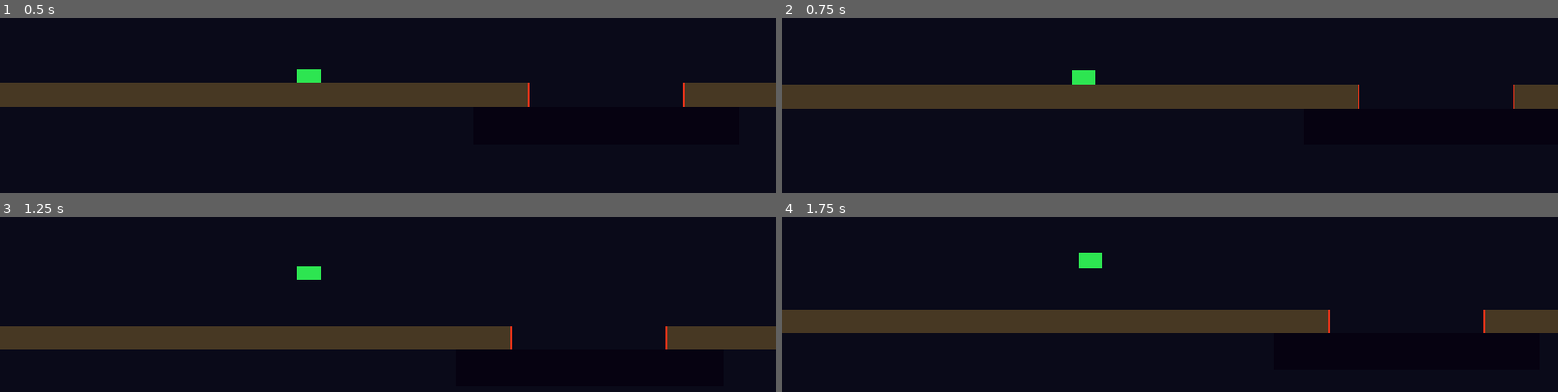
Above: before the commit, frames 1-4 (two rows, left to right).
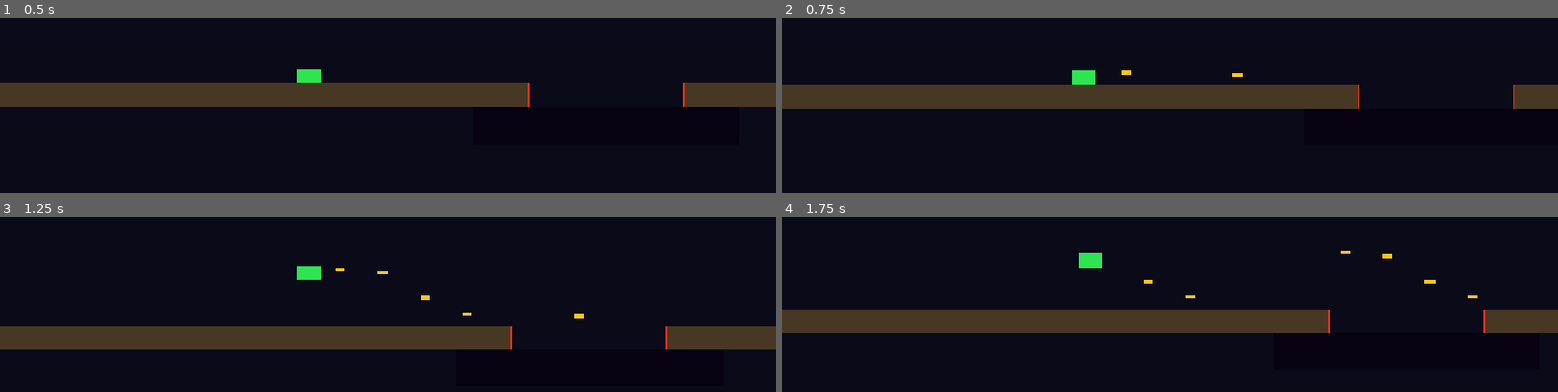
Above: after the commit, the same moments.

Repository: NGKsSystems/NGKs_Crater_Wardens-
Game: Godot game, scene res://scenes/level/test_lane.tscn
Two runs of this game, one before a commit and one after it. Both use one fixed random seed, a clock stepped at 60 frames per second and the inputs below.
Inputs:
- Up to frame 1 (0.5 s): no input
- Up to frame 2 (0.75 s): tap Enter at 0.5 s; hold Z (fire_forward) from 0.53 s (still down); tap R at 0.6 s
- Up to frame 3 (1.25 s): keep holding Z (fire_forward); tap Space (jump) at 0.77 s
- Up to frame 4 (1.75 s): keep holding Z (fire_forward); tap R at 1.35 s; tap Space (jump) at 1.52 s

Frame 1 is identical in both runs. In frame 2, less than 0.1% of the frame differs, in the area x 43-60%, y 29-34%; in frame 3, 0.1%; in frame 4, 0.2%, in the area x 46-90%, y 19-47%.

Commit message:
Fix projectile spawn pos: RoverWeapon is plain Node, use rover.global_position + muzzle.position

Diff:
--- a/scripts/player/rover_weapon.gd
+++ b/scripts/player/rover_weapon.gd
@@ -69,12 +69,14 @@
 	if muzzle == null:
 		push_error("[Weapon] muzzle null — check MuzzleForward/MuzzleUp in rover.tscn")
 		return
+	# RoverWeapon is a plain Node (no 2D transform), so muzzle.global_position equals its
+	# local offset only. Compute true world spawn position via the rover (CharacterBody2D) parent.
+	var spawn_pos: Vector2 = get_parent().global_position + muzzle.position
 	var proj: Node = ObjectPoolManager.get_object(key)
 	if proj == null:
-		# Pool returned null — guaranteed fallback: instantiate directly and parent to pool manager
 		push_warning("[Weapon] pool '%s' null — emergency instantiate" % key)
 		proj = fallback_scene.instantiate()
 		proj.set_meta("pool_key", key)
 		ObjectPoolManager.add_child(proj)
-	proj.activate(muzzle.global_position, vel, life)
-	print("[Weapon] spawned %s pos=%s" % [key, str(muzzle.global_position)])
+	proj.activate(spawn_pos, vel, life)
+	print("[Weapon] spawned %s pos=%s" % [key, str(spawn_pos)])
